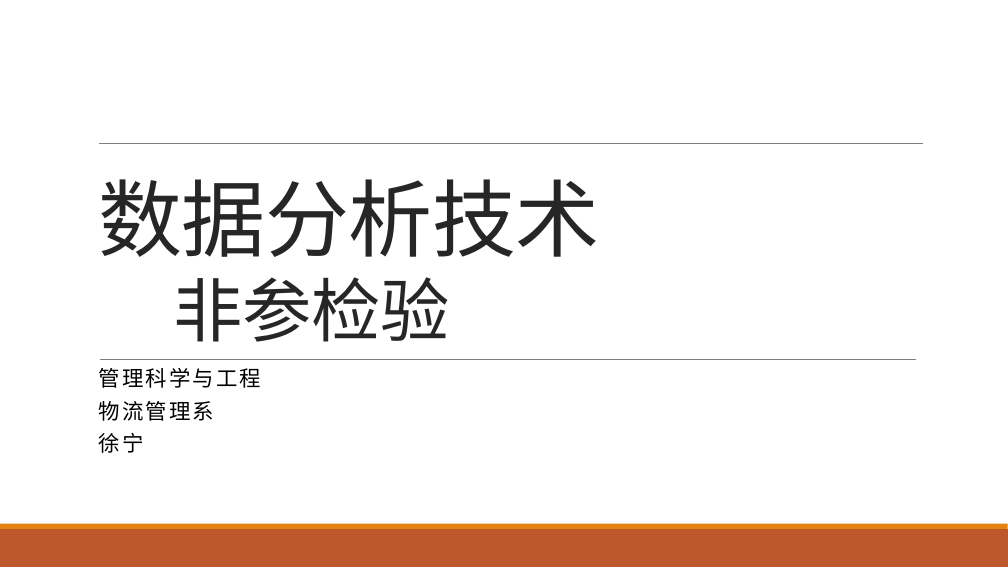
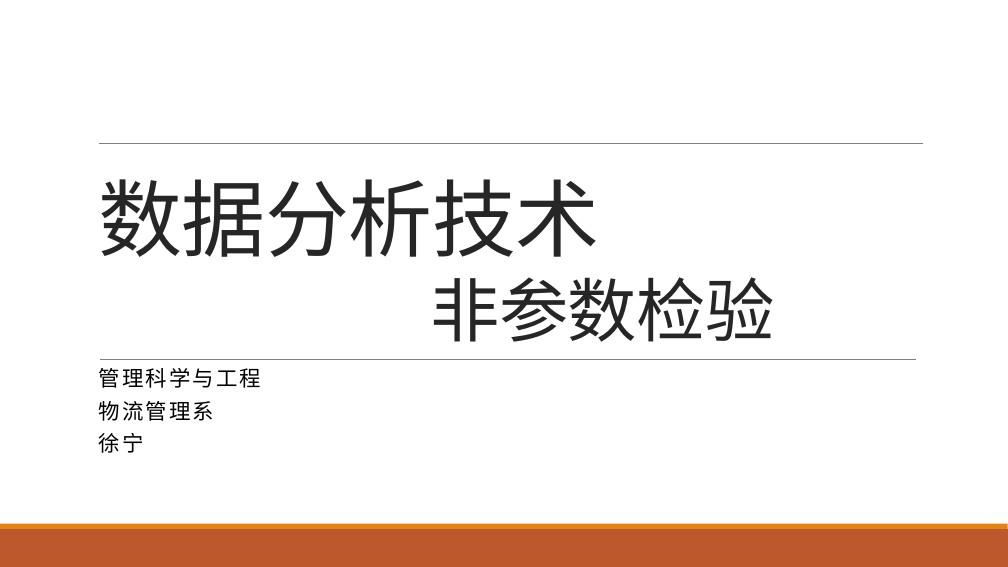
Before and after one commit to exoplanetX/DataAnalytics, a slide deck: slide 1 of 实验-4-非参数分析.pptx. Drawn at 1008x567 pixels with LibreOffice and Linux fonts; fonts in the diff are those of the drawing. Boxes give left, top, right and bottom in pixels: in the first picture for what was removed or moved away, otherwise in the second. Text is boxed around its words. In the diff, an @@ line names an element or a change of style, - is before the commit and + after.

```diff
--- a/实验-4-非参数分析.pptx
+++ b/实验-4-非参数分析.pptx
@@ title at (98, 179, 774, 342): text changed @@
-数据分析技术
-非参检验
+数据分析技术
+非参数检验
```
Also in this commit, not shown: 7 other slides changed, 23 slides removed.
